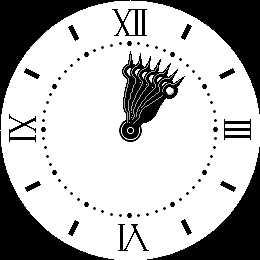
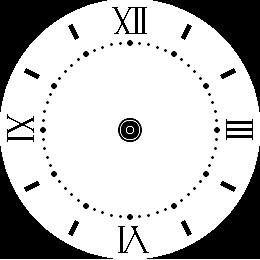
Two versions of the same layered image (260 x 260). Layer-by-layer changes:
hid "hour 45" over [129, 75, 186, 129]
hid "hour 37.5" over [130, 68, 179, 128]
hid "hour 30" over [130, 62, 172, 129]
hid "hour 22.5", painted on it over [128, 58, 162, 127]
hid "hour15", painted on it over [127, 54, 155, 126]
hid "hour 7.5", painted on it over [124, 53, 148, 125]
hid "hour 0", painted on it over [121, 51, 139, 123]
hid "bg render", painted on it over [0, 0, 260, 260]
showed "numbers", moved it above "rects", painted on it over [7, 7, 253, 253]
renamed "pixel rects" to "rects", showed it, moved it above "indices", painted on it over [24, 24, 236, 236]
added layer "indices" above "centrespot" over [40, 40, 220, 220]
added layer "centrespot" above "perfect indices" over [118, 115, 144, 142]
added layer "gabbro_mask" above "bg" over [0, 0, 260, 259]
